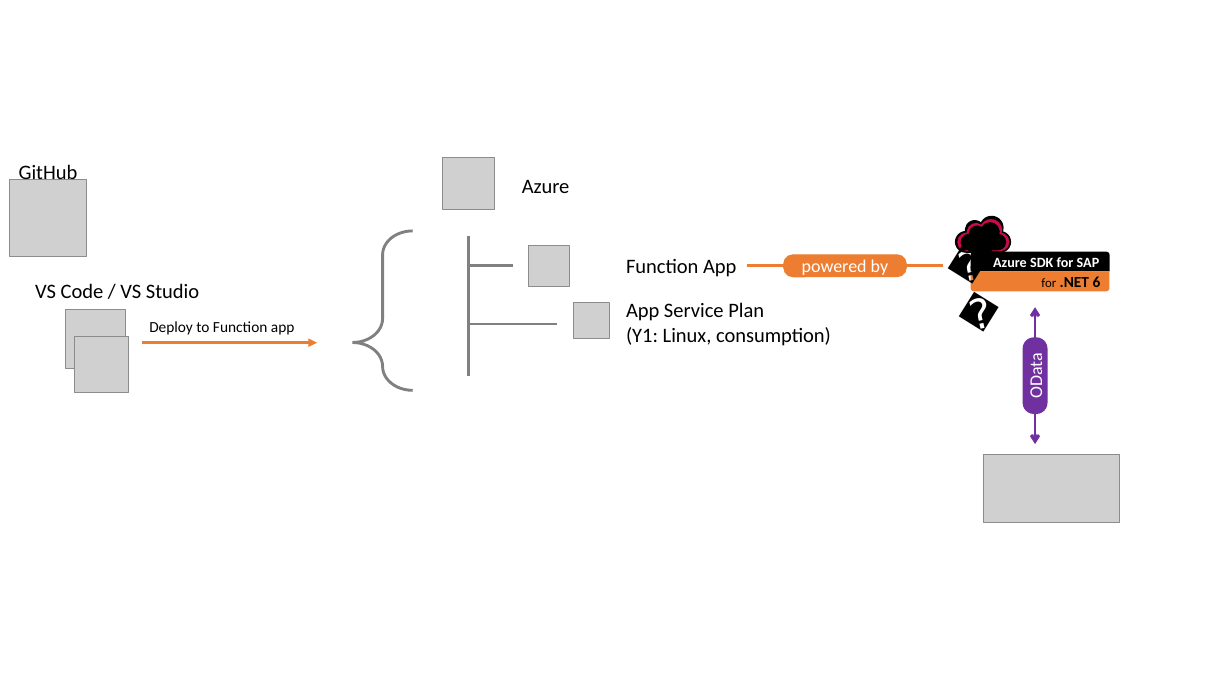
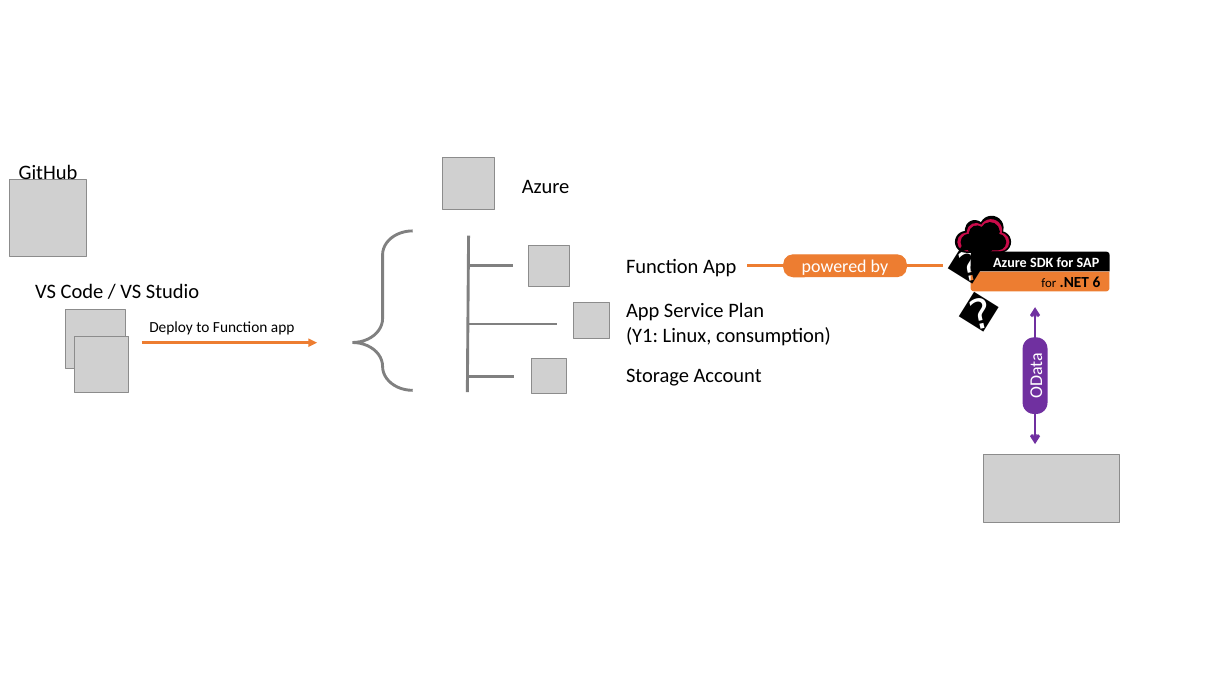
Before and after one commit to Azure/azure-sdk-for-sap-odata, a slide deck: slide 4 of assets/drawings.pptx. Drawn at 1232x693 pixels with LibreOffice and Linux fonts; fonts in the diff are those of the drawing; grey boxes stand for pictures. Boxes give left, top, right and bottom in pixels: in the first picture for what was removed or moved away, otherwise in the second. Text is boxed around its words. In the diff, an @@ line names an element or a change of style, - is before the commit and + after.

Commit message:
storage added to img

```diff
--- a/assets/drawings.pptx
+++ b/assets/drawings.pptx
@@ line moved from (469, 236) - (469, 376) to (469, 236) - (468, 392) @@
@@ picture added at (531,359,567,394) @@
@@ line added from (469, 377) to (514, 377), #808080 2.25 pt @@
@@ text added at (626,368,762,386), 16 pt, text #000000 @@
+Storage Account
```
Also in this commit, not shown: 1 other file.
